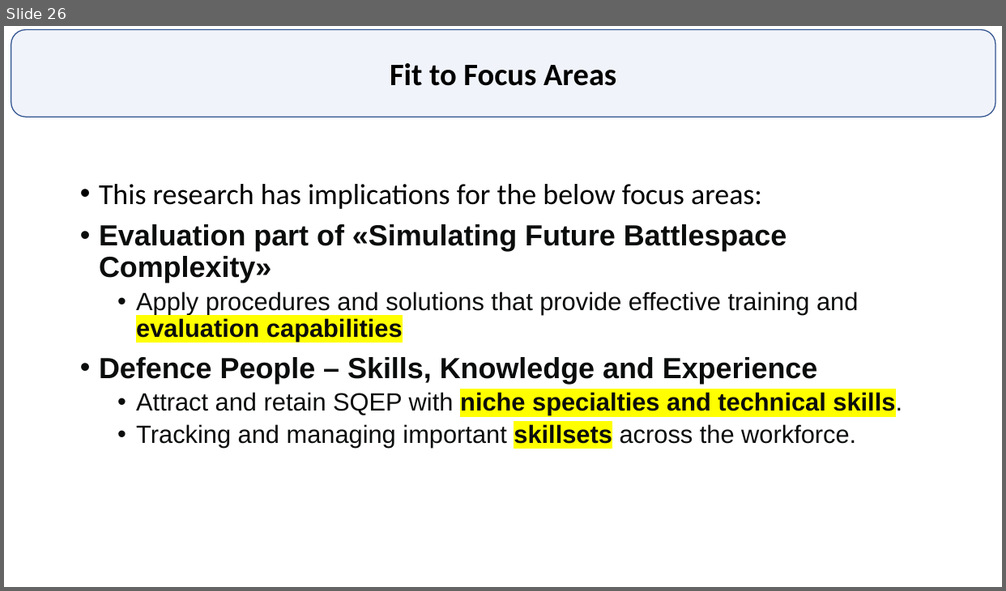
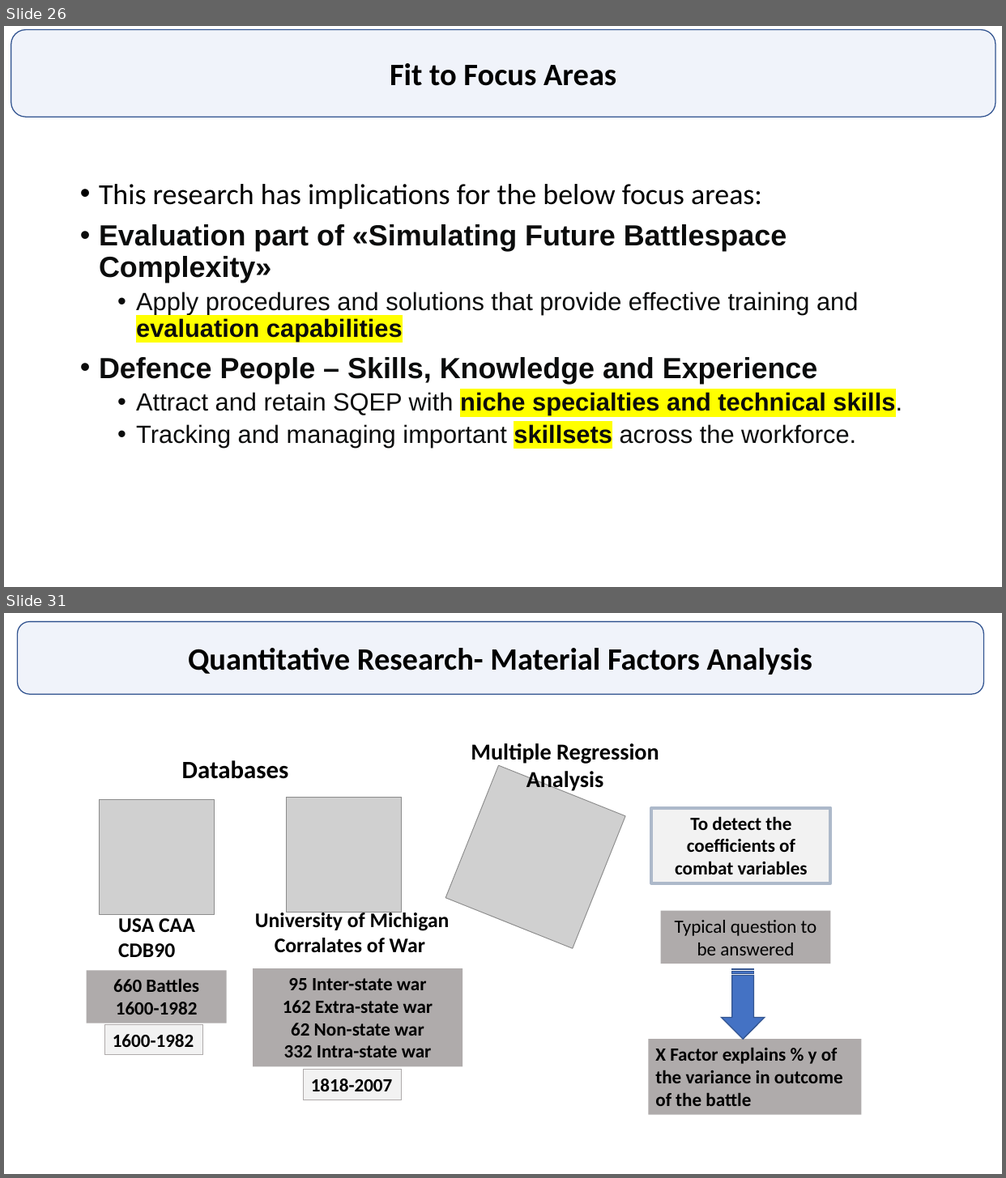
Before and after one commit to GurkanGitHub/PhD, a slide deck: PhD Discussion.pptx. Shown one above the other, each under a label of ours: slide 26 before the commit, slides 26 and 31 after it; the slides between them are not shown. The pictures are 1006x591 and 1006x1178 pixels, drawn with LibreOffice and Linux fonts; fonts in the diff are those of the drawing; grey boxes stand for pictures. Boxes give left, top, right and bottom in pixels: in the first picture for what was removed or moved away, otherwise in the second. Text is boxed around its words. In the diff, an @@ line names an element or a change of style, - is before the commit and + after.

```diff
--- a/PhD Discussion.pptx
+++ b/PhD Discussion.pptx
@@ slide 31 added at box(4, 613, 1002, 1174), background #FFFFFF @@
@@ rounded rectangle added at box(18, 622, 984, 695), fill #4472C4 at 8% opacity, outline #325491 1 pt, 30 pt, text #000000, bold @@
+Quantitative Research- Material Factors Analysis
@@ text added at box(471, 743, 659, 792), 22 pt, text #000000, bold @@
+  Multiple Regression Analysis
@@ text added at box(182, 760, 289, 779), 24 pt, text #000000, bold @@
+Databases
@@ picture added at box(445, 765, 626, 949) @@
@@ picture added at box(100, 799, 215, 914) @@
@@ picture added at box(286, 797, 402, 913) @@
@@ rectangle added at box(651, 807, 830, 884), fill #F2F2F2, outline #ADB9CA 3 pt, 18 pt, text #000000, bold @@
+To detect the coefficients of combat variables
@@ text added at box(118, 918, 195, 957), 20 pt, text #000000, bold @@
+USA CAA
+CDB90
@@ text added at box(255, 910, 450, 953), 20 pt, text #000000, bold @@
+University of Michigan
+Corralates of War
@@ rectangle added at box(661, 911, 830, 964), fill #AFABAB, 18 pt, text #000000 @@
+Typical question to be answered
@@ rectangle added at box(87, 971, 226, 1024), fill #AFABAB, 18 pt, text #000000, bold @@
+660 Battles
+1600-1982
@@ rectangle added at box(253, 969, 462, 1067), fill #AFABAB, 18 pt, text #000000, bold @@
+95 Inter-state war
+162 Extra-state war
+62 Non-state war
+332 Intra-state war
@@ striped right arrow added at box(721, 969, 765, 1040), fill #4472C4, outline #325491 1 pt @@
@@ rectangle added at box(105, 1024, 202, 1054), fill #F2F2F2, outline #AFABAB 0.75 pt, 18 pt, text #000000, bold @@
+1600-1982
@@ rectangle added at box(649, 1040, 862, 1115), fill #AFABAB, 18 pt, text #000000, bold @@
+X Factor explains % y of the variance in outcome of the battle
@@ rectangle added at box(304, 1070, 401, 1100), fill #F2F2F2, outline #AFABAB 0.75 pt, 18 pt, text #000000, bold @@
+1818-2007
```
Also in this commit, not shown: 3 slides changed, 5 other slides added, 5 other files.
